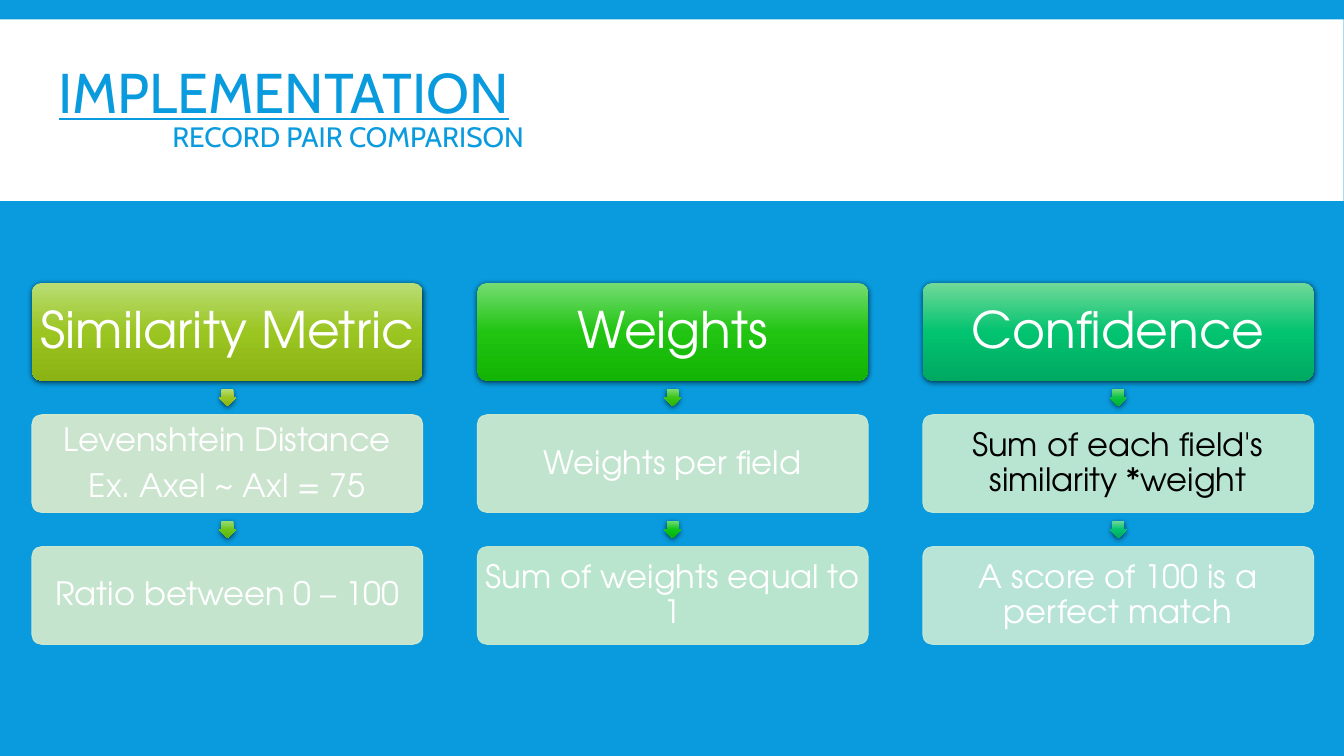
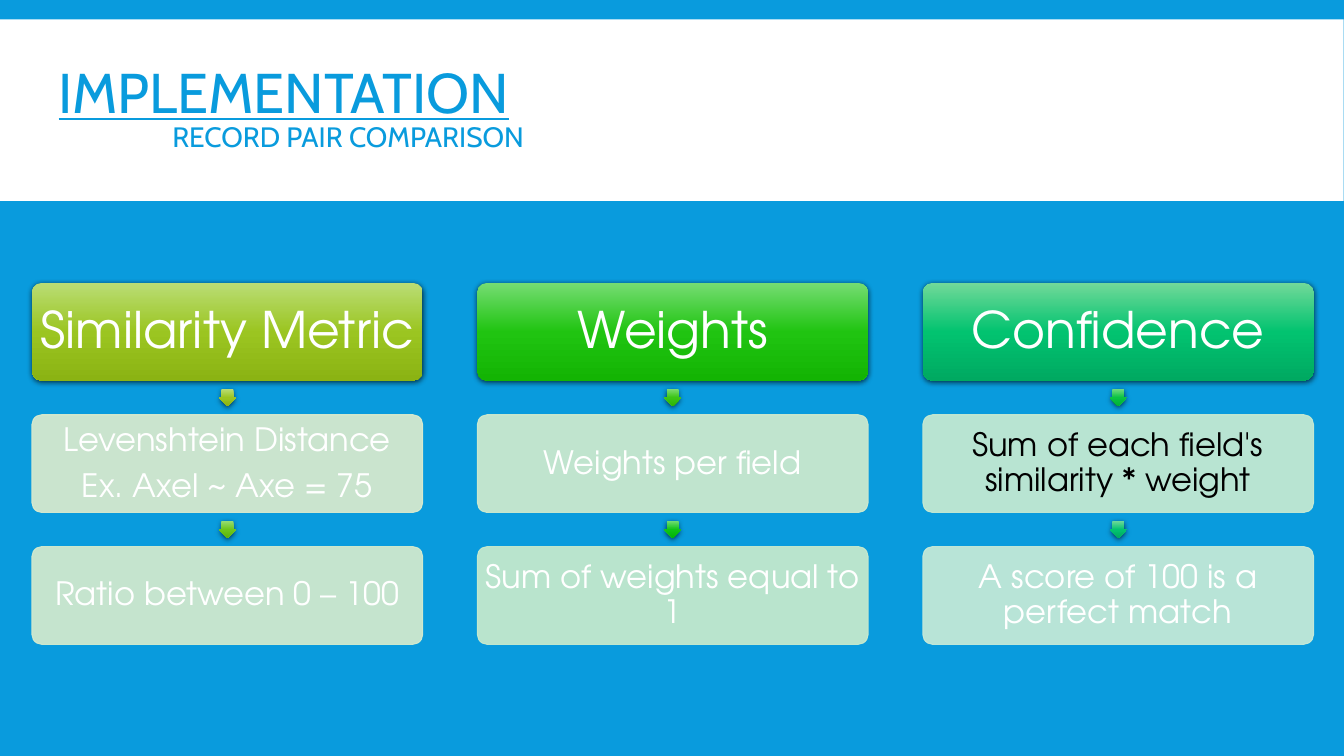
Before and after one commit to OryGregS/SeniorProject, a slide deck: slide 15 of docs/FuzzyRecordLinkage.pptx (slide 14 before the commit). Drawn at 1344x756 pixels with LibreOffice and Linux fonts; fonts in the diff are those of the drawing. Boxes give left, top, right and bottom in pixels: in the first picture for what was removed or moved away, otherwise in the second. Text is boxed around its words. In the diff, an @@ line names an element or a change of style, - is before the commit and + after.

```diff
--- a/docs/FuzzyRecordLinkage.pptx
+++ b/docs/FuzzyRecordLinkage.pptx
@@ text at (972, 432, 1264, 498): spaces changed @@
-Sum of each field's similarity *weight
+Sum of each field's similarity * weight
@@ text at (82, 473, 373, 497): text changed @@
-Ex. Axel ~ Axl = 75
+Ex. Axel ~ Axe = 75
```
Also in this commit, not shown: 9 other slides changed, 1 slide added.
